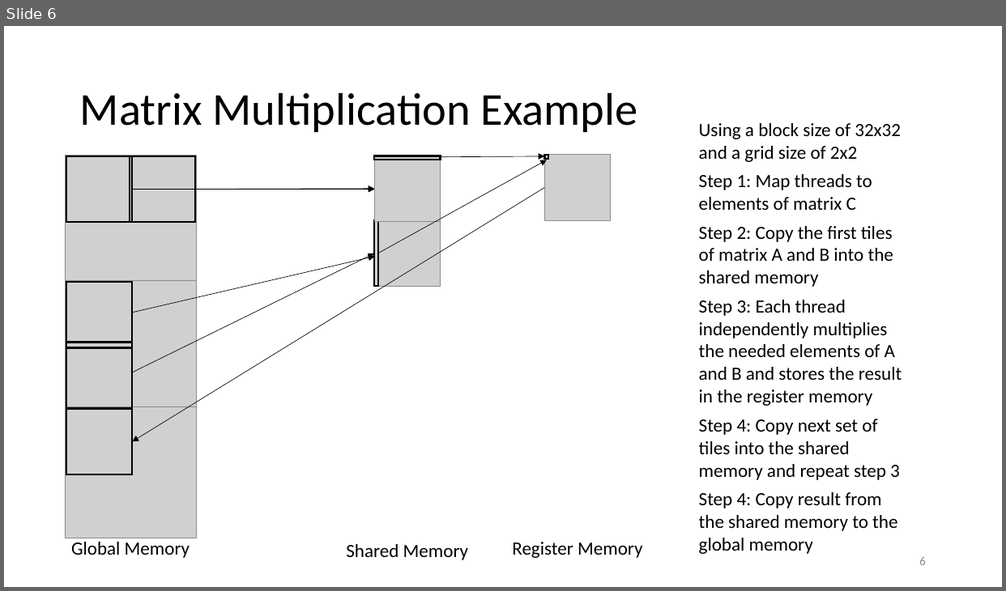
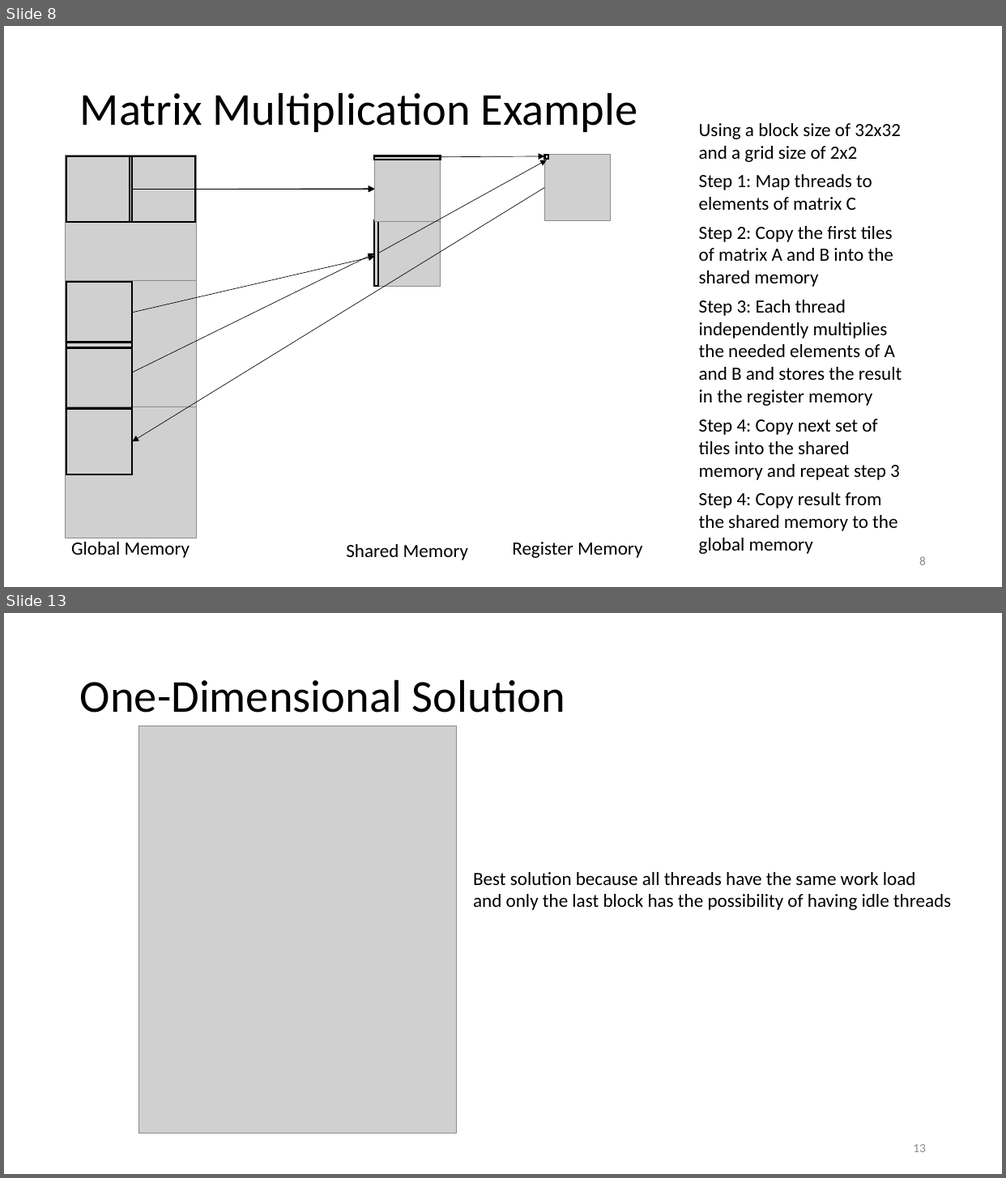
Before and after one commit to d-henness/thesis, a slide deck: defence_pres.pptx. Shown one above the other, each under a label of ours: slide 6 before the commit, slides 8 and 13 after it; the slides between them are not shown. The pictures are 1006x591 and 1006x1178 pixels, drawn with LibreOffice and Linux fonts; fonts in the diff are those of the drawing; grey boxes stand for pictures. Boxes give left, top, right and bottom in pixels: in the first picture for what was removed or moved away, otherwise in the second. Text is boxed around its words. In the diff, an @@ line names an element or a change of style, - is before the commit and + after.

```diff
--- a/defence_pres.pptx
+++ b/defence_pres.pptx
@@ slide 13 added at bbox=[4, 613, 1002, 1174], background #FFFFFF @@
@@ title added at bbox=[80, 679, 565, 713], 44 pt, text #000000 @@
+One-Dimensional Solution
@@ picture added at bbox=[138, 726, 457, 1133] @@
@@ text added at bbox=[473, 872, 951, 910], 18 pt, text #000000 @@
+Best solution because all threads have the same work load
+and only the last block has the possibility of having idle threads
@@ page number added at bbox=[913, 1144, 926, 1152], 12 pt, text #8C8C8C @@
+13
@@ what was slide 6 is now slide 8 @@
@@ page number at bbox=[919, 557, 926, 565]: text changed @@
-6
+8
```
Also in this commit, not shown: 8 other slides added, 1 other file.
